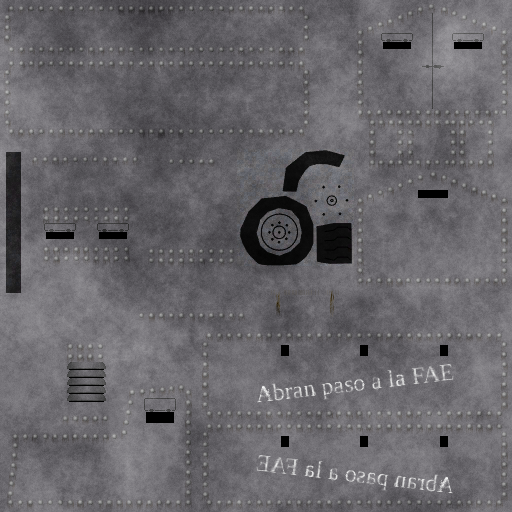
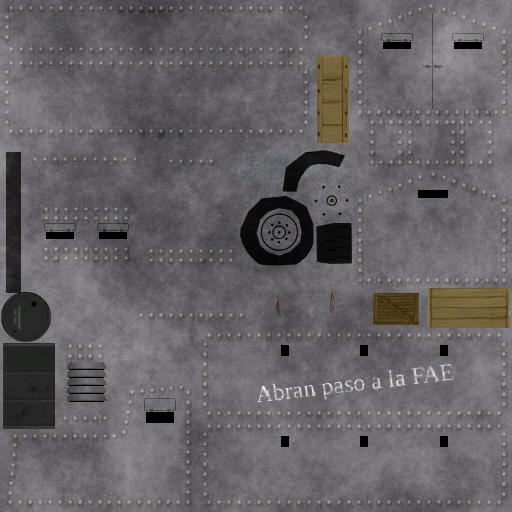
Two versions of the same layered image (512x512). Layer-by-layer changes:
added layer "barrel" above "crate_front" over [1, 292, 55, 429]
added layer "crate_front" above "crate_top" over [373, 293, 419, 325]
added layer "crate_top" above "crate_side" over [428, 287, 510, 328]
added layer "crate_side" above "Abran paso a la FAE copy" over [317, 56, 349, 143]
hid "Abran paso a la FAE copy" over [256, 455, 454, 494]
